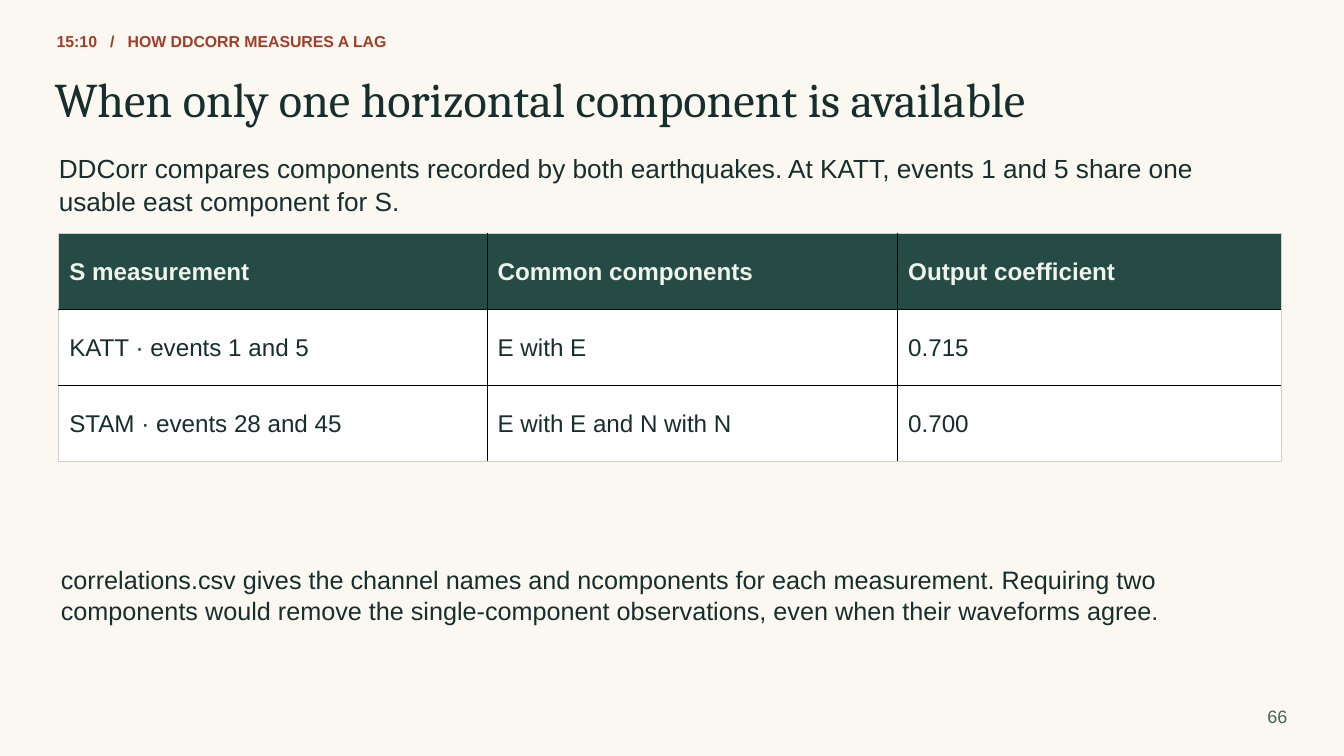
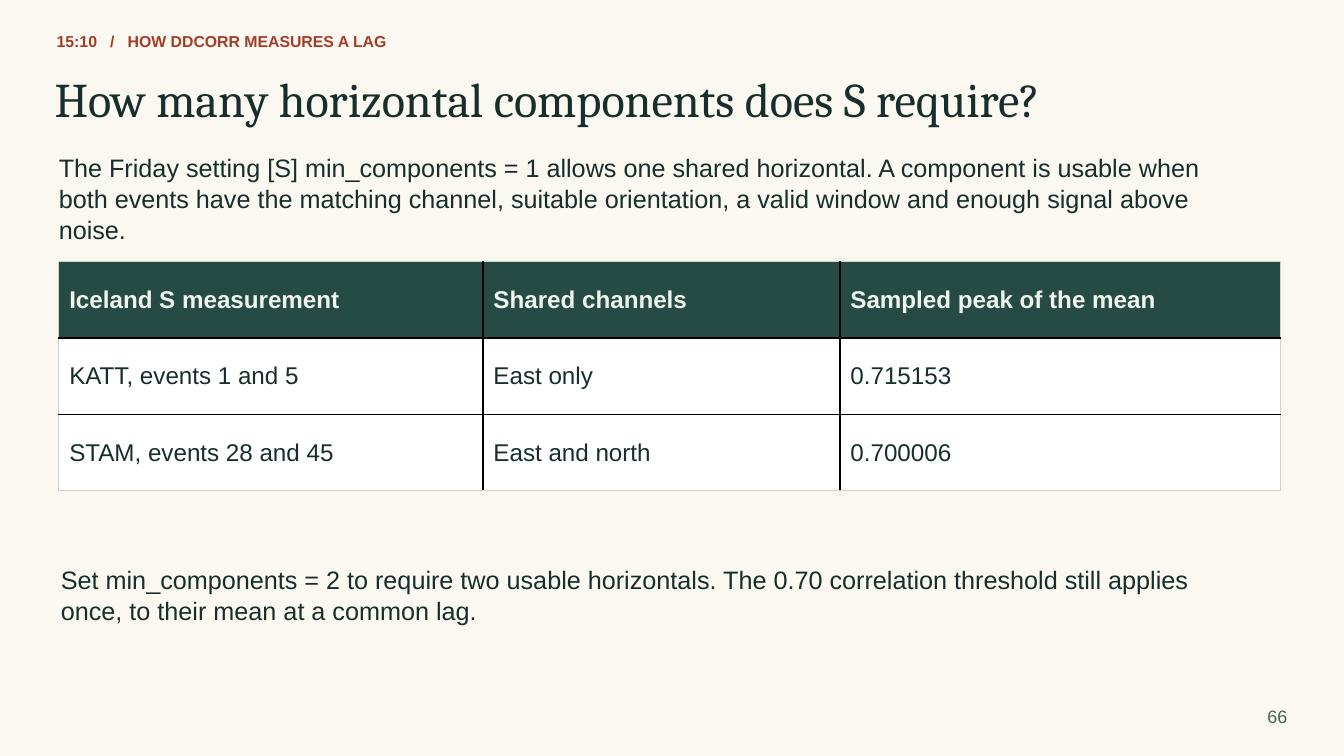
Before and after one commit to eliasrh/DDCorr.jl, a slide deck: slide 66 of teaching/DDCorr_minicourse.pptx. Drawn at 1344x756 pixels with LibreOffice and Linux fonts; fonts in the diff are those of the drawing. Boxes give left, top, right and bottom in pixels: in the first picture for what was removed or moved away, otherwise in the second. Text is boxed around its words. In the diff, an @@ line names an element or a change of style, - is before the commit and + after.

```diff
--- a/teaching/DDCorr_minicourse.pptx
+++ b/teaching/DDCorr_minicourse.pptx
@@ text at <box>55,83,1039,128</box>: text changed @@
-When only one horizontal component is available
+How many horizontal components does S require?
@@ text at <box>59,158,1199,183</box>: text changed; size 18.8 to 18 pt @@
-DDCorr compares components recorded by both earthquakes. At KATT, events 1 and 5 share one
+The Friday setting [S] min_components = 1 allows one shared horizontal. A component is usable when
@@ text removed at <box>59,192,400,216</box> @@
-usable east component for S.
@@ text added at <box>59,189,1189,214</box>, 18 pt, text #172E2C @@
+both events have the matching channel, suitable orientation, a valid window and enough signal above
@@ text added at <box>59,220,126,240</box>, 18 pt, text #172E2C @@
+noise.
@@ table at <box>58,262,1281,491</box> @@
-row 1: S measurement | Common components | Output coefficient
+row 1: Iceland S measurement | Shared channels | Sampled peak of the mean
-row 2: KATT · events 1 and 5 | E with E | 0.715
+row 2: KATT, events 1 and 5 | East only | 0.715153
-row 3: STAM · events 28 and 45 | E with E and N with N | 0.700
+row 3: STAM, events 28 and 45 | East and north | 0.700006
@@ table: place and size @@
-table at <box>58,233,1280,462</box>
+table at <box>58,262,1281,491</box>
@@ text at <box>61,570,1188,594</box>: text changed @@
-correlations.csv gives the channel names and ncomponents for each measurement. Requiring two
+Set min_components = 2 to require two usable horizontals. The 0.70 correlation threshold still applies
@@ text at <box>61,601,477,625</box>: text changed @@
-components would remove the single-component observations, even when their waveforms agree.
+once, to their mean at a common lag.
```
Also in this commit, not shown: 16 other slides changed, 20 other files.
